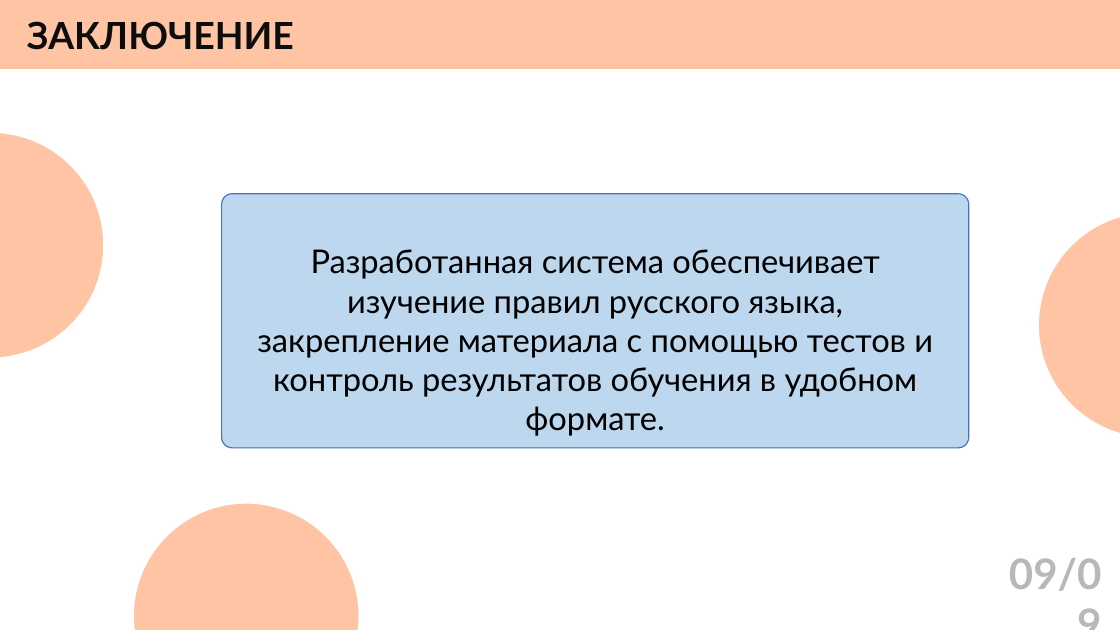
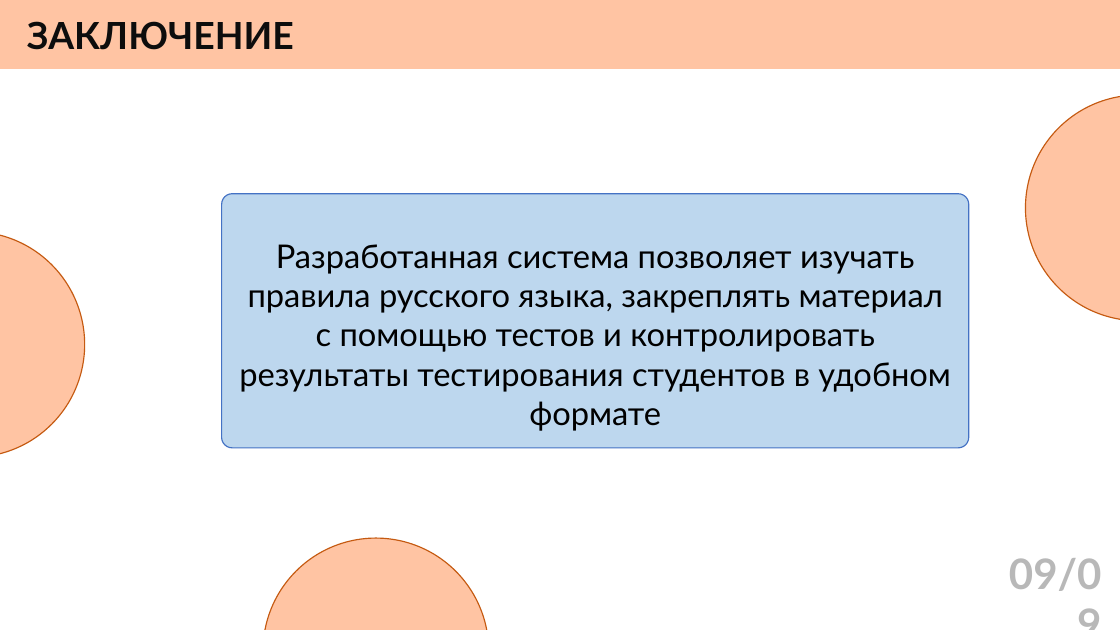
Before and after one commit to AngelGrinota/presentation, a slide deck: slide 9 of презентация.pptx. Drawn at 1120x630 pixels with LibreOffice and Linux fonts; fonts in the diff are those of the drawing. Boxes give left, top, right and bottom in pixels: in the first picture for what was removed or moved away, otherwise in the second. Text is boxed around its words. In the diff, an @@ line names an element or a change of style, - is before the commit and + after.

```diff
--- a/презентация.pptx
+++ b/презентация.pptx
@@ outline #FFFFFF 1 pt to #C55A11 1 pt in 3 elements at bbox=[0, 232, 85, 458], bbox=[263, 539, 489, 630], bbox=[1026, 95, 1120, 321] @@
@@ ellipse: place and size @@
-ellipse at bbox=[1038, 213, 1120, 439]
+ellipse at bbox=[1026, 95, 1120, 321]
@@ ellipse: place and size @@
-ellipse at bbox=[0, 133, 104, 359]
+ellipse at bbox=[0, 232, 85, 458]
@@ text at bbox=[239, 244, 951, 392]: text changed @@
-Разработанная система обеспечивает изучение правил русского языка, закрепление материала с помощью тестов и контроль результатов обучения в удобном формате.
+Разработанная система позволяет изучать правила русского языка, закреплять материал с помощью тестов и контролировать результаты тестирования студентов в удобном формате
@@ ellipse: place and size @@
-ellipse at bbox=[134, 503, 360, 630]
+ellipse at bbox=[263, 539, 489, 630]
```
Also in this commit, not shown: 6 other slides changed, 1 other file.
